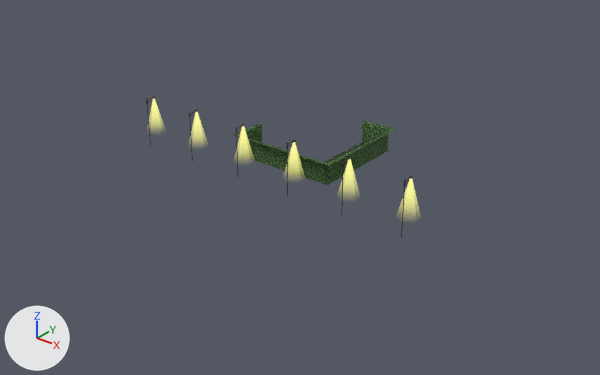
What one commit did to the glTF model Outside/Outside.glb.
One viewpoint serves both versions: a 50 mm lens placed at (52.6, -67.9, 36.7), pointed at (3.5, -6.6, -1.3). The axes (+X, +Y, +Z) are drawn at lower left. The lights are the same throughout. The first picture is the older version. Where no turn or scale is listed for an object, it has been applied to the vertices.

In view in the first picture: 'Hedge', 'StreetLight' and 1 more.
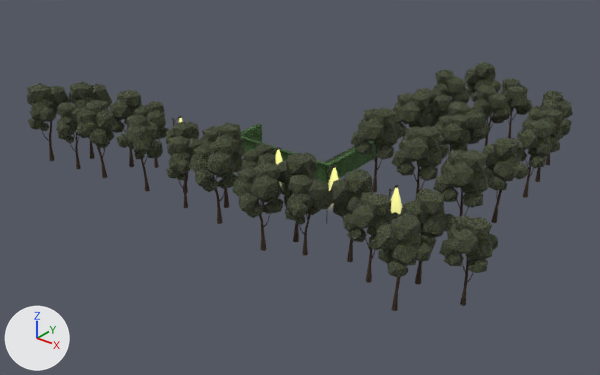
Boxes [x1, y1, x2, y2] around the edits, measured in the pictures (600 x 375 px):
'Tree.001', added
    after: [27, 83, 432, 311]
    faces in mat_leaves (picture img_leaves): [27, 83, 432, 278]
    faces in mat_treewood (picture img_treewood): [42, 120, 400, 311]
'Tree', added
    after: [69, 81, 498, 306]
    faces in mat_leaves (picture img_leaves): [69, 81, 498, 273]
    faces in mat_treewood (picture img_treewood): [88, 129, 474, 306]
'Tree.004', added
    after: [433, 91, 573, 223]
    faces in mat_leaves (picture img_leaves): [433, 91, 573, 208]
    faces in mat_treewood (picture img_treewood): [457, 154, 550, 223]
'Tree.003', added
    after: [392, 78, 533, 194]
    faces in mat_leaves (picture img_leaves): [392, 78, 533, 181]
    faces in mat_treewood (picture img_treewood): [413, 107, 517, 194]
'Tree.002', added
    after: [351, 62, 501, 193]
    faces in mat_leaves (picture img_leaves): [351, 62, 501, 160]
    faces in mat_treewood (picture img_treewood): [371, 99, 453, 193]
'StreetLight', moved
    before: [146, 97, 415, 237]
    after: [134, 116, 401, 224]

The change, as a list of edits to the scene's bpy script:
```text
Add img_treewood:
    img_treewood = load_image('TreeWood', '_unpacked/TreeWood', 256, 256, 'sRGB')
Add img_leaves:
    img_leaves = load_image('Leaves', '_unpacked/Leaves', 512, 512, 'sRGB')
Add mat_treewood:
    mat_treewood = principled_material('TreeWood')
    mat_treewood.texture = img_treewood
    mat_treewood.roughness = 1.0
Add mat_leaves:
    mat_leaves = principled_material('Leaves')
    mat_leaves.texture = img_leaves
    mat_leaves.roughness = 1.0
Add me_cylinder_004:
    me_cylinder_004.from_pydata(...)  # 2015 vertices, 3530 faces; spans x -2.8..3.6, y -2.1..21.2, z -5.2..3.7
    # faces by material slot: [1100, 2430]
    me_cylinder_004.materials.append(mat_leaves)  # picture img_leaves
    me_cylinder_004.materials.append(mat_treewood)  # picture img_treewood
Add me_cylinder_003:
    me_cylinder_003.from_pydata(...)  # 2015 vertices, 3530 faces; spans x -2.7..2.5, y -2.1..21.1, z -5.2..3.7
    # faces by material slot: [1100, 2430]
    me_cylinder_003.materials.append(mat_leaves)  # picture img_leaves
    me_cylinder_003.materials.append(mat_treewood)  # picture img_treewood
Add me_cylinder_002:
    me_cylinder_002.from_pydata(...)  # 2015 vertices, 3530 faces; spans x -2.7..3.1, y -2.1..22.9, z -5.2..3.7
    # faces by material slot: [1100, 2430]
    me_cylinder_002.materials.append(mat_leaves)  # picture img_leaves
    me_cylinder_002.materials.append(mat_treewood)  # picture img_treewood
Add me_cylinder_001:
    me_cylinder_001.from_pydata(...)  # 4030 vertices, 7060 faces; spans x -2.1..47.2, y -3.2..2.7, z -5.2..3.7
    # faces by material slot: [2200, 4860]
    me_cylinder_001.materials.append(mat_leaves)  # picture img_leaves
    me_cylinder_001.materials.append(mat_treewood)  # picture img_treewood
Add me_cylinder_038:
    me_cylinder_038.from_pydata(...)  # 4030 vertices, 7060 faces; spans x -2.1..47.6, y -2.7..3.3, z -5.2..3.7
    # faces by material slot: [2200, 4860]
    me_cylinder_038.materials.append(mat_leaves)  # picture img_leaves
    me_cylinder_038.materials.append(mat_treewood)  # picture img_treewood
Change ob_streetlight:
    ob_streetlight.location: (-13.25, -12.01, 2.29) -> (-13.25, -14.32, 2.29)
Add ob_tree_004:
    ob_tree_004 = bpy.data.objects.new('Tree.004', me_cylinder_004)
    ob_tree_004.location = (23.08, -8.38, 5.2)
Add ob_tree_003:
    ob_tree_003 = bpy.data.objects.new('Tree.003', me_cylinder_003)
    ob_tree_003.location = (17.29, -6.09, 5.2)
Add ob_tree_002:
    ob_tree_002 = bpy.data.objects.new('Tree.002', me_cylinder_002)
    ob_tree_002.location = (11.52, -4.53, 5.2)
Add ob_tree_001:
    ob_tree_001 = bpy.data.objects.new('Tree.001', me_cylinder_001)
    ob_tree_001.location = (-19.92, -20.12, 5.2)
Add ob_tree:
    ob_tree = bpy.data.objects.new('Tree', me_cylinder_038)
    ob_tree.location = (-17.0, -17.01, 5.2)
```
